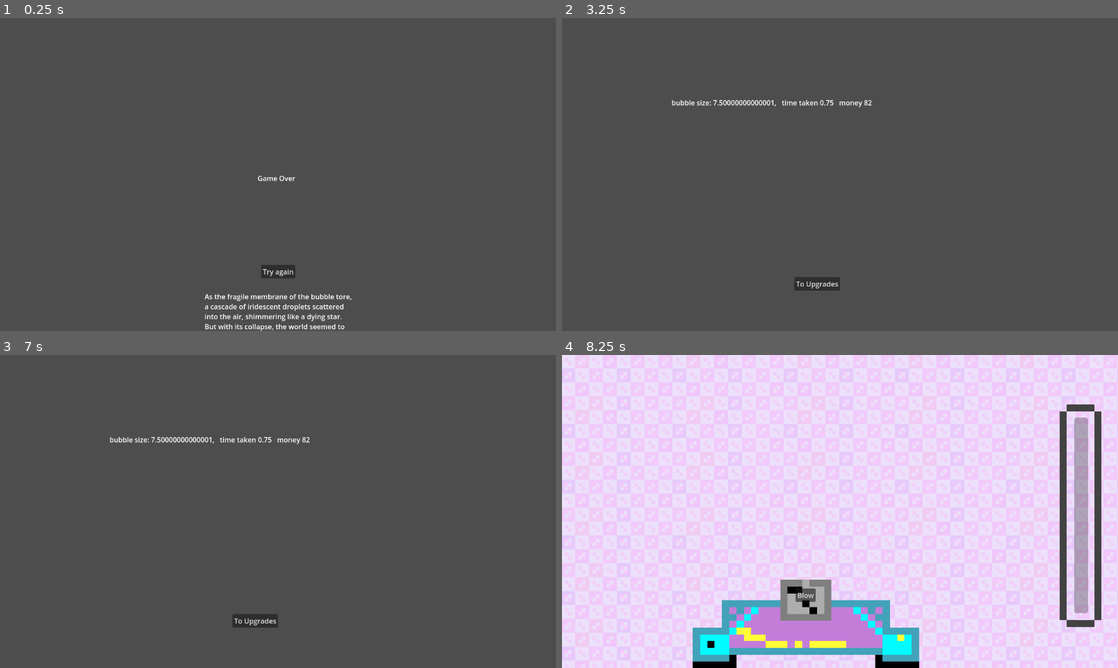
Above: before the commit, frames 1-4 (two rows, left to right).
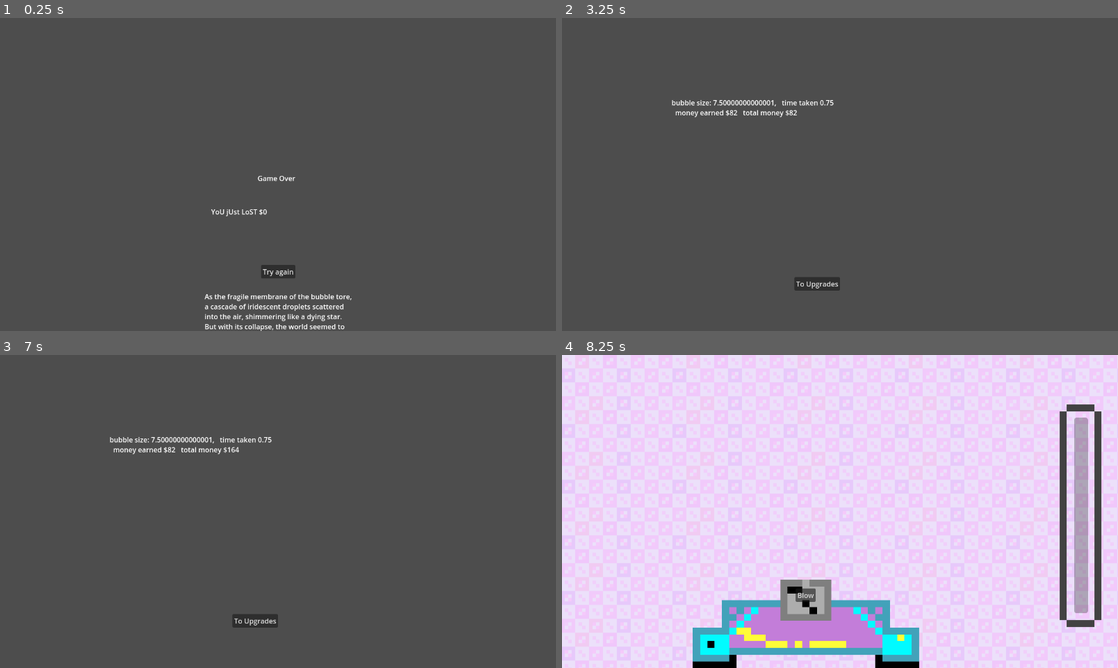
Above: after the commit, the same moments.

Repository: Topech/gamejam2025
Game: Godot game, scene res://gameover.tscn
The game is run twice, just before and just after one commit, with the same random seed, the same clock (stepped at 60 frames per second) and the same inputs. This scene is started directly instead of the project's main scene. The engine's default icon, where the game draws it, is replaced by a stand-in: a white triangle on a blue panel in a dark square. Sound files missing from this copy of the repository are replaced by a short silence.
Inputs (mouse positions are in pixels of both pictures, inside the frame that each line leads up to):
- Up to frame 1 (0.25 s): no input
- Up to frame 2 (3.25 s): click "Try again" at 0.5 s; click "Blow" at 1.25 s; click "Stop" at 2 s; tap Enter at 2.75 s; move the mouse to (962, 158) at 2.77 s
- Up to frame 3 (7 s): click "To Upgrades" at 3.5 s; click (61, 614) at 4.25 s; click "Blow" at 5 s; click "Stop" at 5.75 s; tap Space at 6.5 s; move the mouse to (166, 527) at 6.52 s
- Up to frame 4 (8.25 s): click "To Upgrades" at 7.25 s; click (623, 614) at 8 s

The runs differ from the first frame. In frame 1, less than 0.1% of the frame differs, in the area x 38-48%, y 61-64%; in frame 2, 0.2%; in frame 3, 0.3%, in the area x 20-56%, y 26-32%; in frame 4, nothing differs.

Commit message:
show all your money!

Diff:
--- a/gameover.gd
+++ b/gameover.gd
@@ -1,5 +1,8 @@
 extends Node
 
+
+func _ready() -> void:
+	$MoneyLostText.text = "YoU jUst LoST $%s" % [Global.get_money()]
 
 
 func _on_try_again_button_pressed() -> void:
--- a/gameover.tscn
+++ b/gameover.tscn
@@ -33,4 +33,10 @@
 offset_bottom = 599.0
 text = "Try again"
 
+[node name="MoneyLostText" type="RichTextLabel" parent="."]
+offset_left = 486.0
+offset_top = 434.0
+offset_right = 1122.0
+offset_bottom = 474.0
+
 [connection signal="pressed" from="TryAgainButton" to="." method="_on_try_again_button_pressed"]
--- a/round_scoreboard.gd
+++ b/round_scoreboard.gd
@@ -7,7 +7,7 @@
 	Global.add_money(money_earned)
 
 	if metrics != null:
-		$RichTextLabel.text = " bubble size: %s,   time taken %s   money %s" % [metrics.bubble_size, metrics.time_taken, money_earned]
+		$RichTextLabel.text = " bubble size: %s,   time taken %s\n   money earned $%s   total money $%s" % [metrics.bubble_size, metrics.time_taken, money_earned, Global.get_money()]
 
 
 
Not shown: 1 places in gameover.tscn that only renumber resources
